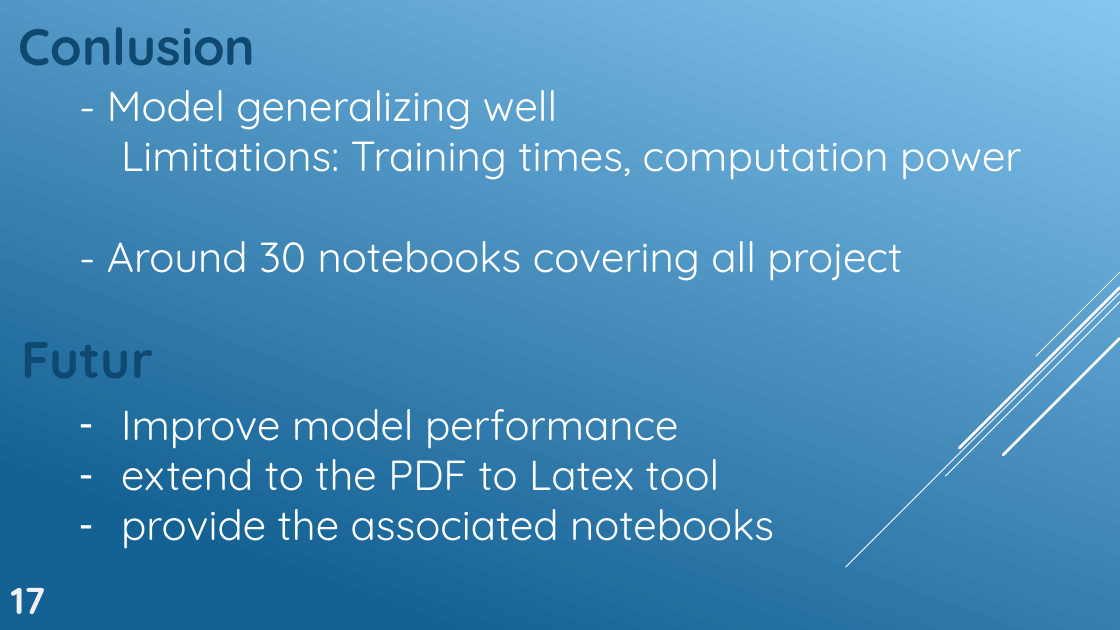
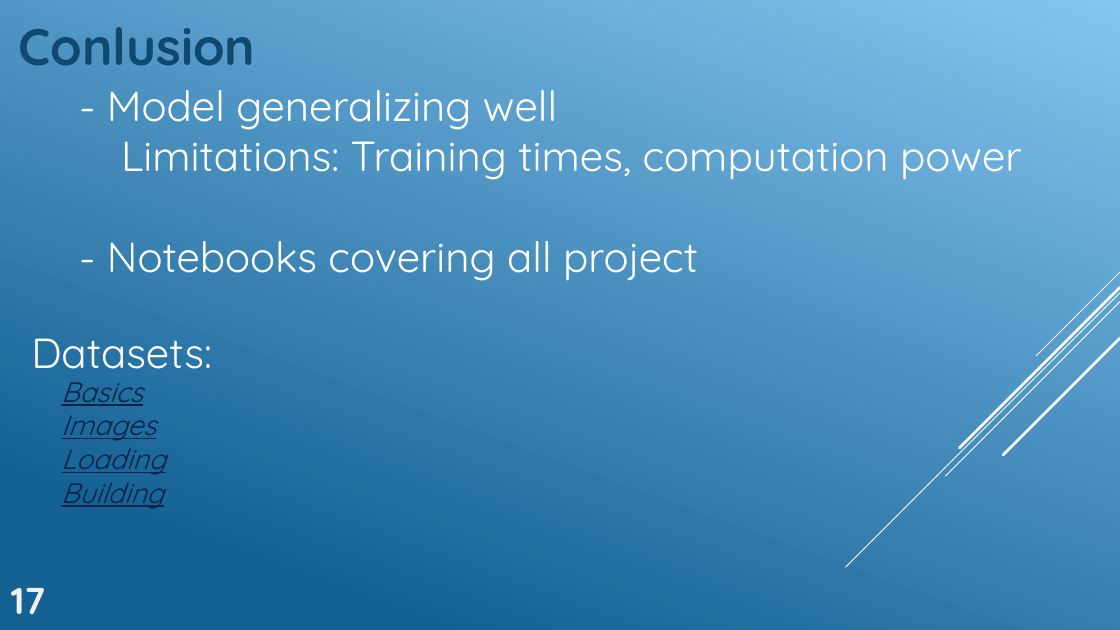
Before and after one commit to GeckSpy/IPdf2Latex, a slide deck: slide 28 of Presentation/Final presentation anim.pptx (slide 29 before the commit). Drawn at 1120x630 pixels with LibreOffice and Linux fonts; fonts in the diff are those of the drawing. Boxes give left, top, right and bottom in pixels: in the first picture for what was removed or moved away, otherwise in the second. Text is boxed around its words. In the diff, an @@ line names an element or a change of style, - is before the commit and + after.

```diff
--- a/Presentation/Final presentation anim.pptx
+++ b/Presentation/Final presentation anim.pptx
@@ text at (x1=107, y1=241, x2=698, y2=281): text changed @@
-- Around 30 notebooks covering all project
+- Notebooks covering all project
@@ text removed at (x1=22, y1=342, x2=154, y2=378) @@
-Futur
@@ text added at (x1=31, y1=338, x2=212, y2=369), 36 pt, text #FFFFFF @@
+Datasets:
@@ text added at (x1=61, y1=382, x2=166, y2=509), 24 pt, text #042349, italic, underline @@
+Basics
+Images
+Loading
+Building
@@ text removed at (x1=121, y1=409, x2=774, y2=549) @@
-– Improve model performance
-– extend to the PDF to Latex tool
-– provide the associated notebooks
```
Also in this commit, not shown: 8 other slides changed, 4 slides added, 2 slides removed, 2 other files.
